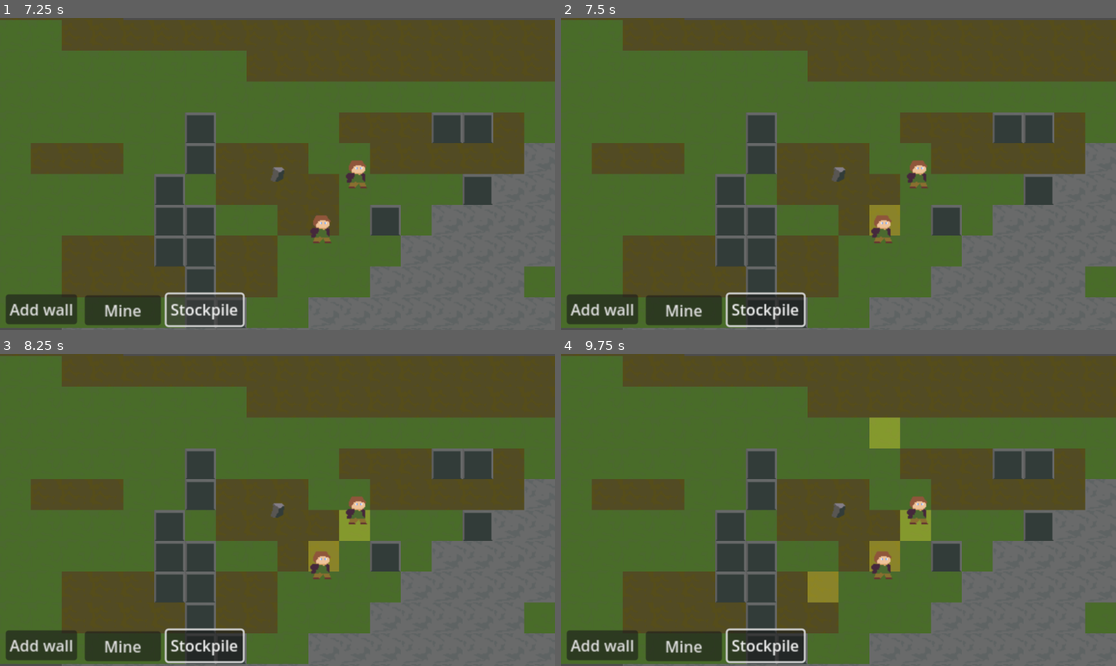
Above: before the commit, frames 1-4 (two rows, left to right).
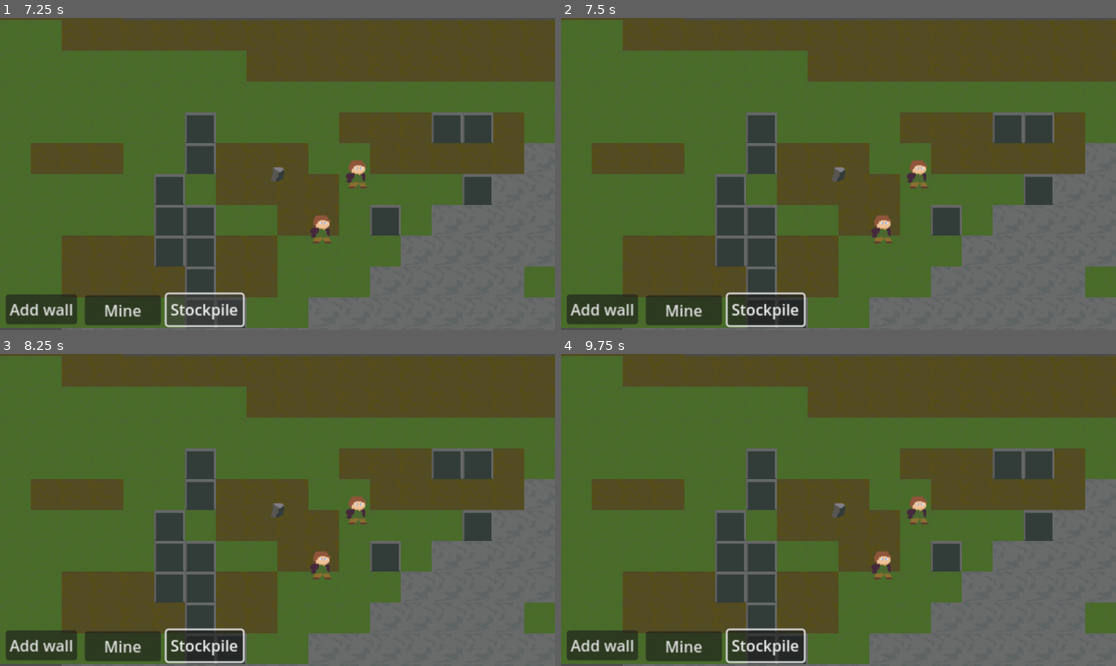
Above: after the commit, the same moments.

Repository: Nick-Petruccelli/Wildlands
Game: Godot game, scene res://Scenes/game.tscn
Two runs of this game, one before a commit and one after it. Both use one fixed random seed, a clock stepped at 60 frames per second and the inputs below.
Inputs (mouse positions are in pixels of both pictures, inside the frame that each line leads up to):
- Up to frame 1 (7.25 s): click "Add wall" at 0.5 s; click "Mine" at 1.25 s; click "Stockpile" at 2 s; click "Add wall" at 2.75 s; click "Mine" at 3.5 s; click "Stockpile" at 4.25 s; click "Add wall" at 5 s; click "Mine" at 5.75 s; click "Stockpile" at 6.5 s
- Up to frame 2 (7.5 s): tap Enter at 7.25 s; move the mouse to (882, 230) at 7.27 s; click (882, 230) at 7.35 s
- Up to frame 3 (8.25 s): tap Space at 8 s; move the mouse to (355, 510) at 8.02 s; click (355, 510) at 8.1 s
- Up to frame 4 (9.75 s): tap Enter at 8.75 s; move the mouse to (894, 441) at 8.77 s; click (894, 441) at 8.85 s; tap Space at 9.5 s; move the mouse to (810, 572) at 9.52 s; click (810, 572) at 9.6 s

Frame 1 is identical in both runs. In frame 2, 0.4% of the frame differs, in the area x 55-62%, y 59-70%; in frame 3, 0.8%; in frame 4, 1.9%, in the area x 44-67%, y 20-80%.

Commit message:
added protection against taking action while hovering ui

Diff:
--- a/Scenes/Scripts/ActionStates/action_state_machine.gd
+++ b/Scenes/Scripts/ActionStates/action_state_machine.gd
@@ -3,15 +3,18 @@
 @export var init_state: State
 var cur_state
 var state_dict = {}
+signal entered_ui
+signal exited_ui
 
 func _ready() -> void:
 	for state in self.get_children():
 		state_dict[state.name.to_lower()] = state
-		print(state.name.to_lower())
 		state.transitioned.connect(_on_transition)
 	if init_state:
 		cur_state = init_state
 		cur_state.enter()
+	connect("entered_ui", _on_entered_ui)
+	connect("exited_ui", _on_exited_ui)
 
 func _on_transition(state: State, new_state_name: String) -> void:
 	if state != cur_state:
@@ -23,10 +26,16 @@
 	cur_state = new_state
 
 func _process(delta: float) -> void:
-	#print(cur_state)
+	print(cur_state.hovering_ui)
 	if cur_state:
 		cur_state.update(delta)
 
 func _physics_process(delta: float) -> void:
 	if cur_state:
 		cur_state.physics_update(delta)
+
+func _on_entered_ui() -> void:
+	cur_state.hovering_ui = true
+
+func _on_exited_ui() -> void:
+	cur_state.hovering_ui = false
--- a/Scenes/Scripts/ActionStates/deconstuction_state.gd
+++ b/Scenes/Scripts/ActionStates/deconstuction_state.gd
@@ -6,6 +6,7 @@
 
 func enter() -> void:
 	down_pos = null
+	hovering_ui = true
 
 func exit() -> void:
 	down_pos = null
@@ -15,7 +16,7 @@
 		transitioned.emit(self, 'mouseselectstate')
 	if Input.is_action_just_pressed("click"):
 		down_pos = get_global_mouse_position()
-	if Input.is_action_just_released("click"):
+	if Input.is_action_just_released("click") and !hovering_ui:
 		if down_pos == null:
 			return
 		build_manager.order_deconstuction(down_pos, get_global_mouse_position())
--- a/Scenes/Scripts/ActionStates/mouse_select_state.gd
+++ b/Scenes/Scripts/ActionStates/mouse_select_state.gd
@@ -5,13 +5,14 @@
 var hovered_objs = []
 func enter() -> void:
 	selected = null
+	hovering_ui = false
 
 func exit() -> void:
 	selected = null
 	hovered_objs = []
 
 func update(delta: float) -> void:
-	if Input.is_action_just_pressed('click'):
+	if Input.is_action_just_pressed('click') and !hovering_ui:
 		if hovered_objs.is_empty():
 			selected = null
 			return
--- a/Scenes/Scripts/ActionStates/place_build_state.gd
+++ b/Scenes/Scripts/ActionStates/place_build_state.gd
@@ -7,8 +7,9 @@
 var mouse_up = null
 
 func enter() -> void:
-	print('entered build')
+
 	cur_material = 0
+	hovering_ui = true
 
 func exit() -> void:
 	cur_material = null
@@ -18,7 +19,7 @@
 		transitioned.emit(self, 'mouseselectstate')
 	if Input.is_action_just_pressed('click'):
 		mouse_down = get_global_mouse_position()
-	if Input.is_action_just_released('click'):
+	if Input.is_action_just_released('click') and !hovering_ui:
 		if cur_material == null or mouse_down == null:
 			return
 		build_manager.order_build(mouse_down, get_global_mouse_position(), cur_material)
--- a/Scenes/Scripts/ActionStates/state.gd
+++ b/Scenes/Scripts/ActionStates/state.gd
@@ -2,6 +2,7 @@
 class_name State
 
 signal transitioned
+var hovering_ui = false
 
 func enter() -> void:
 	pass
--- a/Scenes/Scripts/ActionStates/zone_placing_state.gd
+++ b/Scenes/Scripts/ActionStates/zone_placing_state.gd
@@ -8,6 +8,7 @@
 func enter() -> void:
 	cur_zone_type = null
 	down_pos = null
+	hovering_ui = true
 
 func exit() -> void:
 	cur_zone_type = null
@@ -17,7 +18,7 @@
 		transitioned.emit(self, 'mouseselectstate')
 	if Input.is_action_just_pressed("click"):
 		down_pos = get_global_mouse_position()
-	if Input.is_action_just_released("click"):
+	if Input.is_action_just_released("click") and !hovering_ui:
 		if down_pos == null:
 			return
 		#TODO this needs to eventualy work for more than just stockpile but that comes later
--- a/Scenes/Scripts/UI/build_btn.gd
+++ b/Scenes/Scripts/UI/build_btn.gd
@@ -5,7 +5,14 @@
 # Called when the node enters the scene tree for the first time.
 func _ready() -> void:
 	connect("button_up", _on_click)
+	connect("mouse_entered", _on_mouse_enter)
+	connect("mouse_exited", _on_mouse_exit)
 
+func _on_mouse_enter() -> void:
+	action_state_machine.entered_ui.emit()
+
+func _on_mouse_exit() -> void:
+	action_state_machine.exited_ui.emit()
 func _on_click() -> void:
 	var asm_cur_state = action_state_machine.cur_state
 	asm_cur_state.transitioned.emit(asm_cur_state, 'placebuildstate')
--- a/Scenes/Scripts/UI/mine_btn.gd
+++ b/Scenes/Scripts/UI/mine_btn.gd
@@ -5,6 +5,14 @@
 
 func _ready() -> void:
 	connect("button_up", _on_click)
+	connect("mouse_entered", _on_mouse_enter)
+	connect("mouse_exited", _on_mouse_exit)
+
+func _on_mouse_enter() -> void:
+	action_state_machine.entered_ui.emit()
+
+func _on_mouse_exit() -> void:
+	action_state_machine.exited_ui.emit()
 
 func _on_click() -> void:
 	var asm_cur_state = action_state_machine.cur_state
--- a/Scenes/Scripts/UI/stock_pile_btn.gd
+++ b/Scenes/Scripts/UI/stock_pile_btn.gd
@@ -4,6 +4,14 @@
 
 func _ready() -> void:
 	connect("button_up", _on_click)
+	connect("mouse_entered", _on_mouse_enter)
+	connect("mouse_exited", _on_mouse_exit)
+
+func _on_mouse_enter() -> void:
+	action_state_machine.entered_ui.emit()
+
+func _on_mouse_exit() -> void:
+	action_state_machine.exited_ui.emit()
 
 func _on_click() -> void:
 	var asm_cur_state = action_state_machine.cur_state
